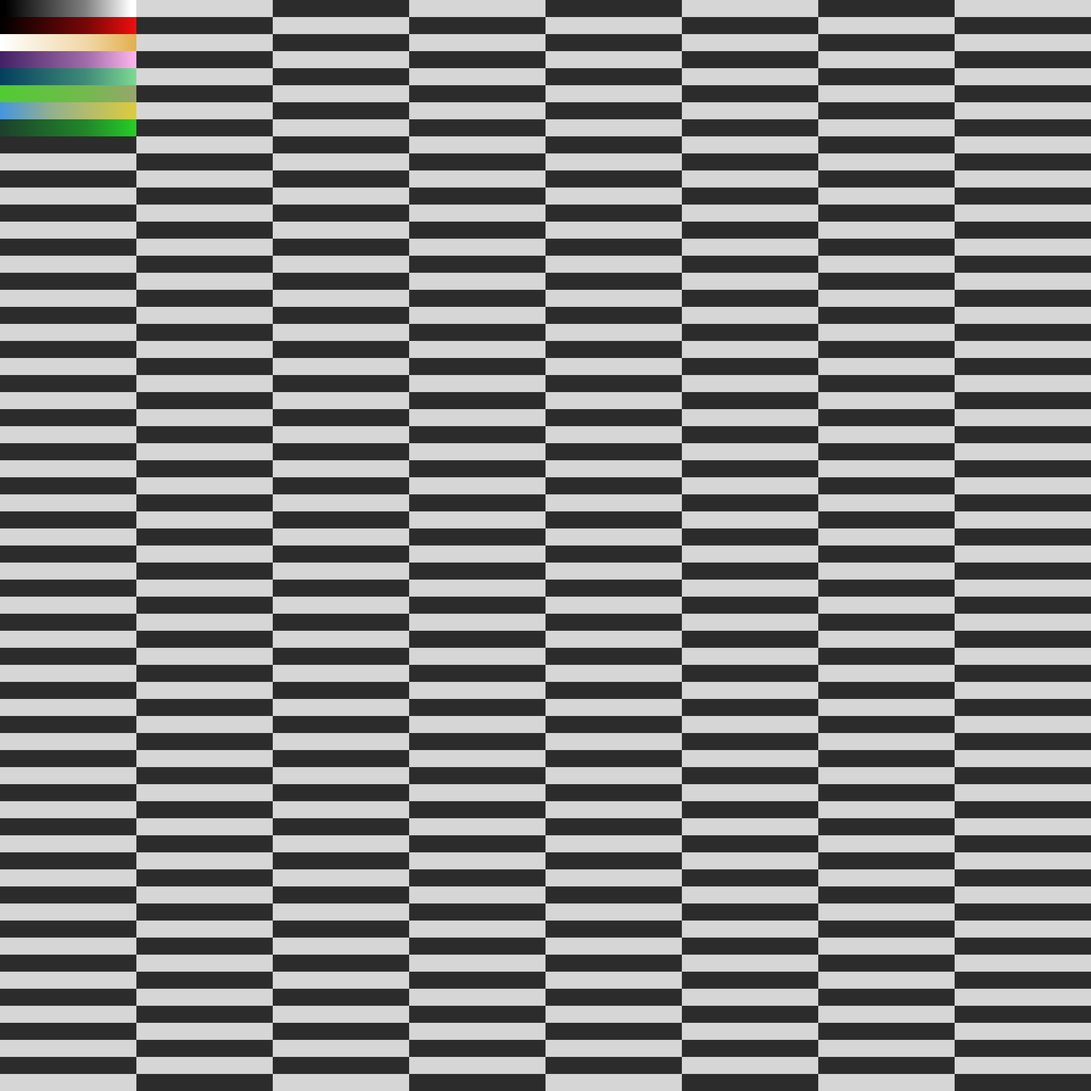
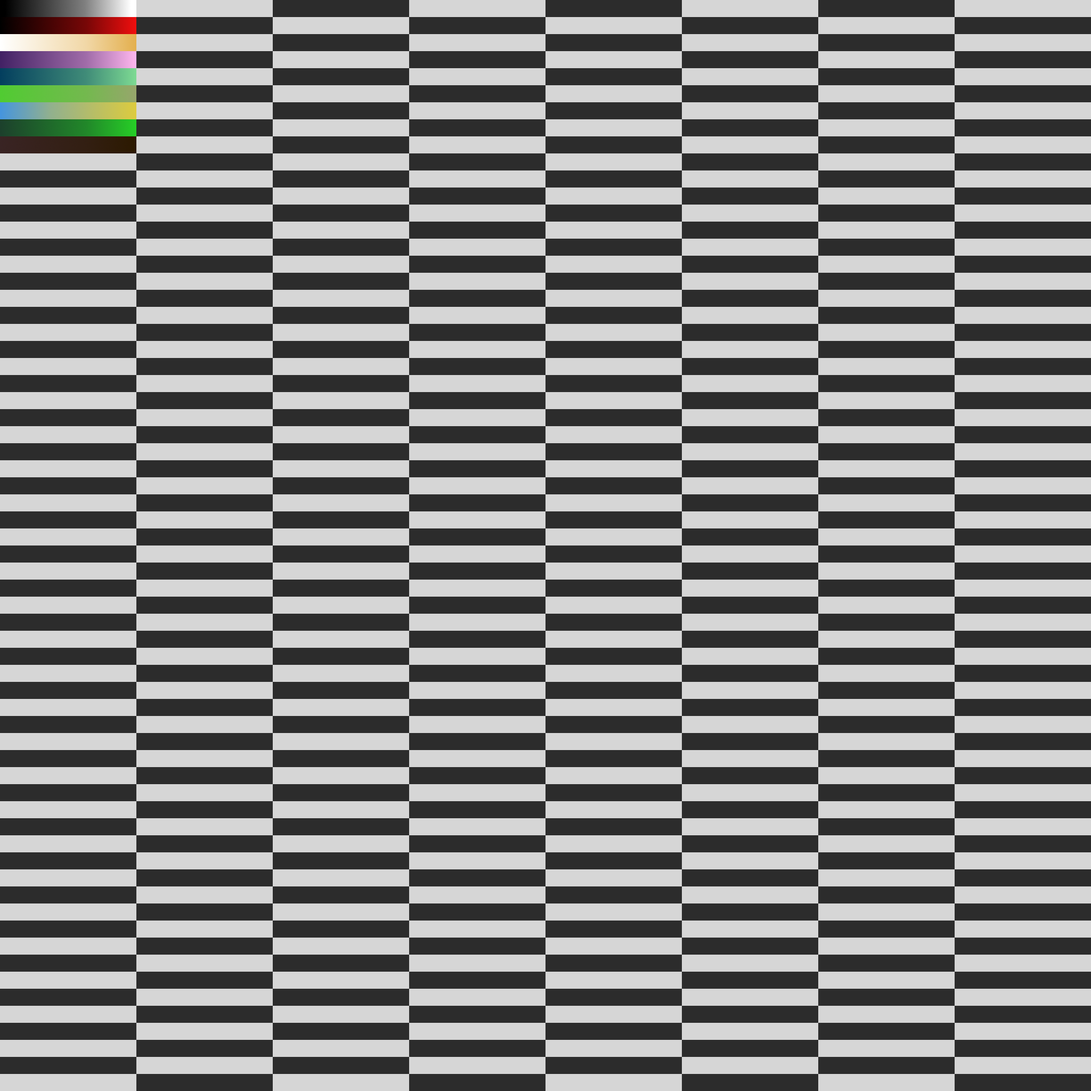
Before/after of a 1091x1091 layered artwork. What changed in the layer stack:
painted on "color_atlas.png" over box(0, 136, 137, 154)
